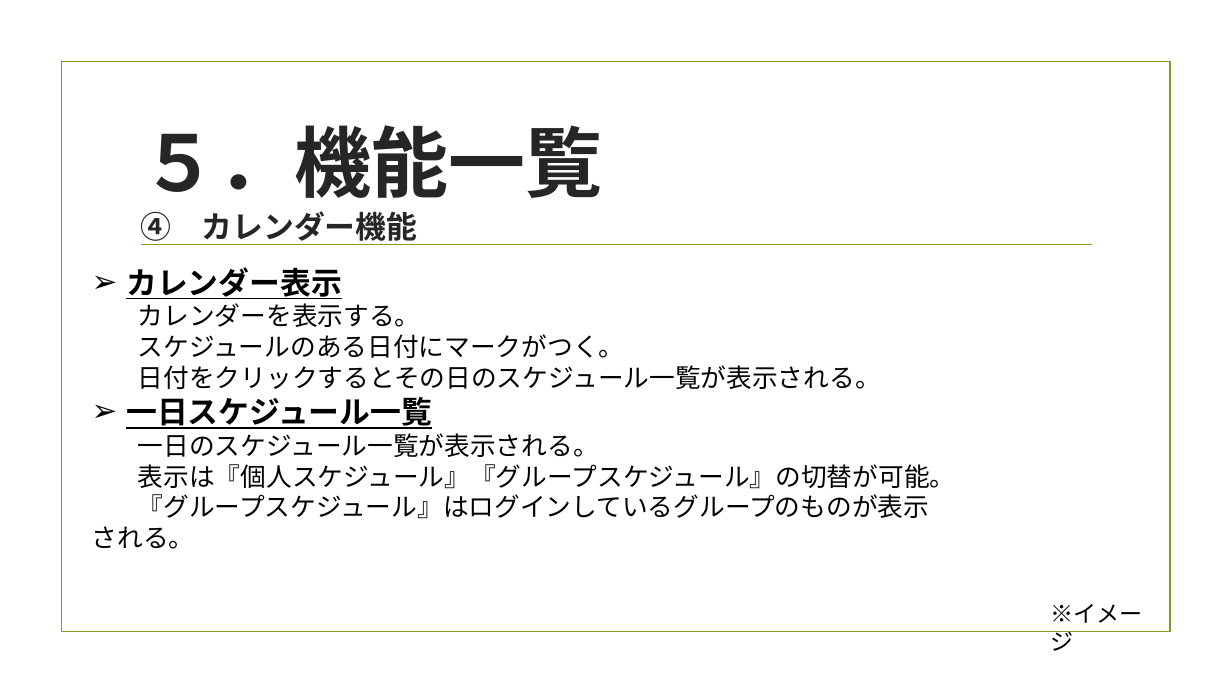
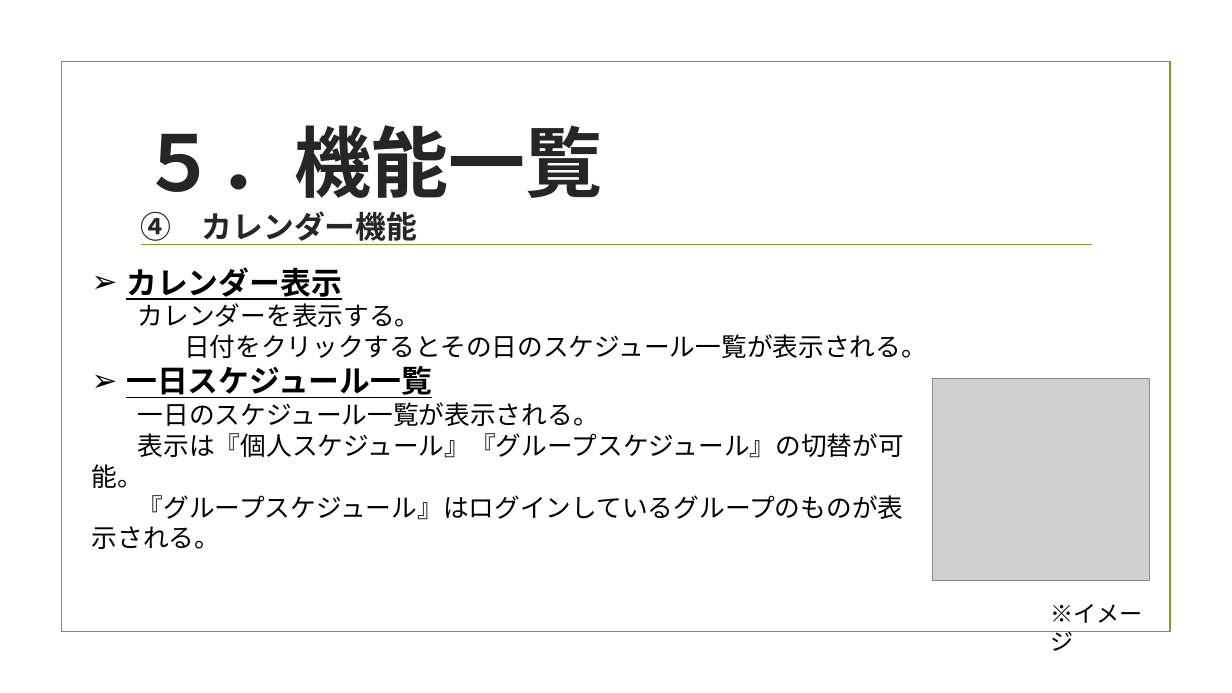
Before and after one commit to ShinjiTanaka2016/originalSite_WeCalendar, a slide deck: slide 11 of WeCalendar/WeCalendar概要書.pptx. Drawn at 1232x693 pixels with LibreOffice and Linux fonts; fonts in the diff are those of the drawing; grey boxes stand for pictures; background and template pictures are left out. Boxes give left, top, right and bottom in pixels: in the first picture for what was removed or moved away, otherwise in the second. Text is boxed around its words. In the diff, an @@ line names an element or a change of style, - is before the commit and + after.

```diff
--- a/WeCalendar/WeCalendar概要書.pptx
+++ b/WeCalendar/WeCalendar概要書.pptx
@@ text at (x1=138, y1=334, x2=625, y2=358): paragraph removed @@
-スケジュールのある日付にマークがつく。
@@ picture added at (x1=933, y1=379, x2=1150, y2=580) @@
```
Also in this commit, not shown: 1 other slide changed, 3 other files.
